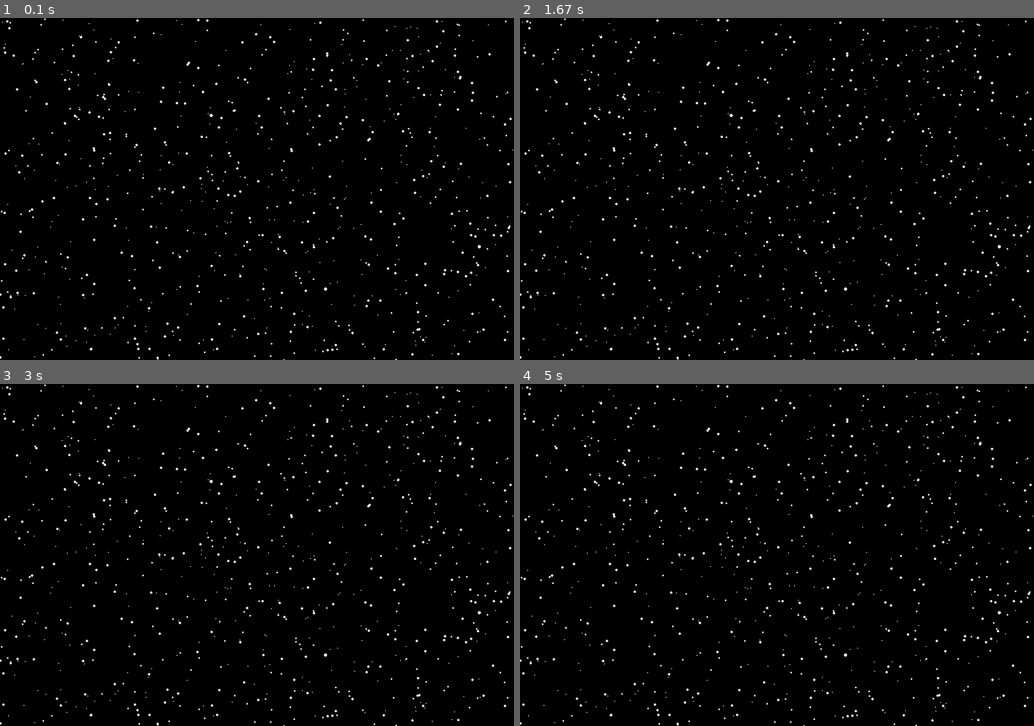
Above: before the commit, frames 1-4 (two rows, left to right).
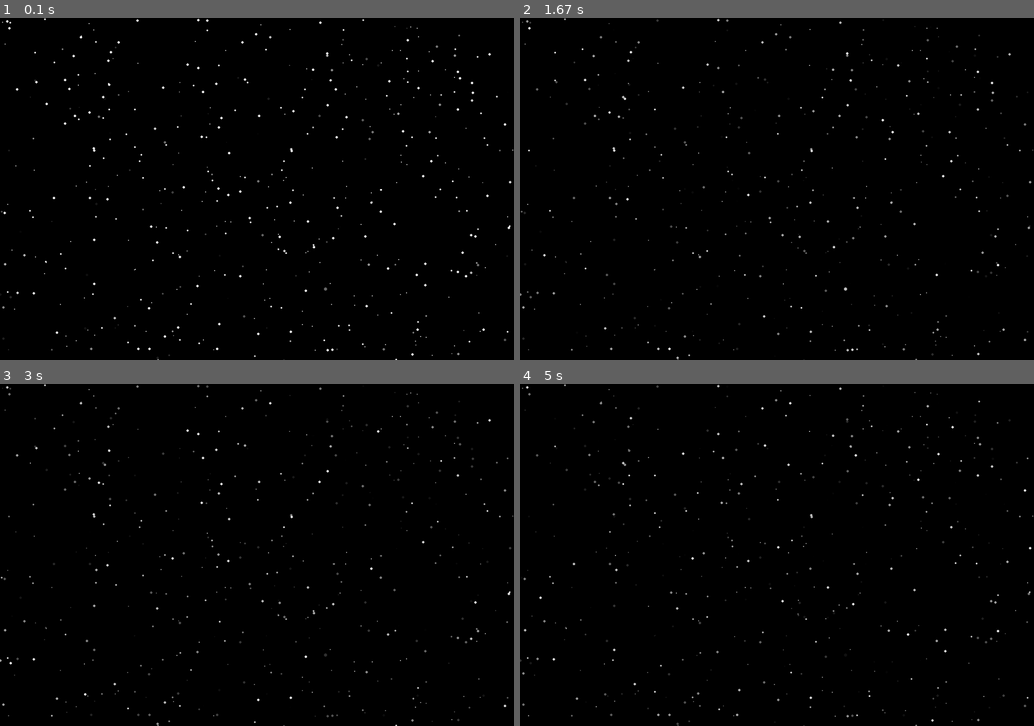
Above: after the commit, the same moments.

Repository: DatKidDude/practice-projects
Game: pygame game, started from pygame-stars/stars.py
Same seed, same stepped clock (60 frames per second), same inputs: the game is played once before the commit and once after it.
Inputs:
- Up to frame 1 (0.1 s): no input
- Up to frame 2 (1.67 s): no input
- Up to frame 3 (3 s): no input
- Up to frame 4 (5 s): no input

The runs differ from the first frame. In frame 1, 0.9% of the frame differs, in the area x 0-100%, y 0-100%; in frame 2, 1.4%; in frame 3, 1.4%; in frame 4, 1.5%.

Commit message:
Added twinkling stars simulation

Diff:
--- a/pygame-stars/stars.py
+++ b/pygame-stars/stars.py
@@ -13,13 +13,30 @@
         self.x = x
         self.y = y
         self.radius = radius
+        # Store the time of the last update
+        self.last_update = pygame.time.get_ticks()
+        # Update screen every 80 milliseconds
+        self.update_delay = 80
 
 
-    def update(self):
-        """Draw the star to the screen"""
+    def update(self, stars_list):
+        """Draw the star to the screen and handle twinkling"""
+        # Change brightness to simulate twinkling
+        brightness = random.randint(1, 255)
+        # Get the current time
+        current_time = pygame.time.get_ticks()
+
+        # Check if enough time has passed to update the brightness
+        if current_time - self.last_update > self.update_delay:
+            # Randomly select a star from the group
+            chosen_star = random.choice(stars_list)
+            chosen_star.color = (brightness, brightness, brightness)
+
+            # Reset the timer
+            self.last_update = current_time
+
+        # Draw the circle to the screen
         pygame.draw.circle(self.screen, self.color, (self.x, self.y), self.radius)
-
-
 
 def main():
     # Setup variables
@@ -37,7 +54,7 @@
     stars = Group()
 
     # Create a list of n stars
-    for _ in range(800):
+    for _ in range(500):
         # random (x, y) positions
         x_pos = random.randint(1, screen_width)
         y_pos = random.randint(1, screen_height)
@@ -46,6 +63,8 @@
         star = Star(screen, STAR_COLOR, x_pos, y_pos, star_radius)
         stars.add(star)
 
+    # Create a list of stars
+    stars_list = stars.sprites()
 
     while True:
         # check for events
@@ -57,7 +76,7 @@
         screen.fill(BG_COLOR)
 
         # Draw stars on the screen
-        stars.update()
+        stars.update(stars_list)
 
         # Update the screen
         pygame.display.flip()
